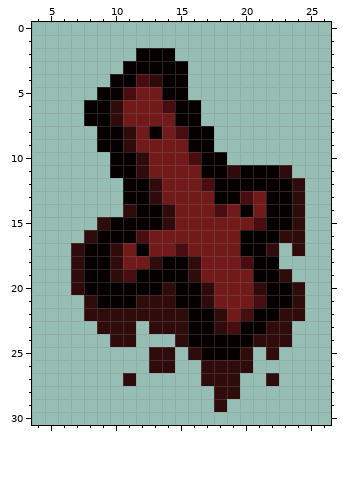
Two versions of one pixel-art sprite, resources/gfx/items/collectibles/muddled_cross.png. The first picture shows the starting point.
The file is 32x32 pixels. Colours within 5 levels of each other are drawn and written as one. Shown: x 4..26, y 0..30.
The result:
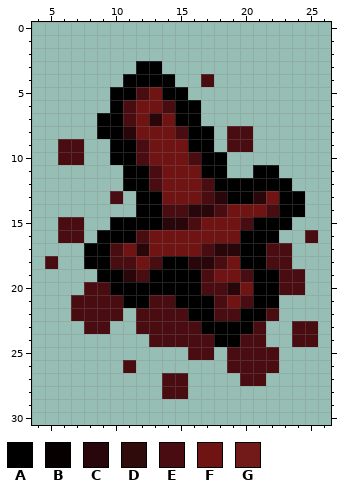
Palette (. is transparent): A #000000  B #060100  C #280609  D #300b0b  E #490c11  F #701313  G #721a1a
Changes in this commit:
@@ x 4..26 @@
  1 .......................
- 2 ........BBB............
- 3 .......BBBBB...........
- 4 ......BBEDBB...........
- 5 .....BBEGGBB...........
- 6 ....BBDGGGEBB..........
- 7 ....BBDGGGGBB..........
- 8 .....BBDGBGEBB.........
- 9 .....BBDGGGGBB.........
-10 ......BBDGGGEBB........
-11 ......BBDGGGGBBDBBBD...
-12 .......BBDGGGEBBBBBBD..
-13 .......BBDGGGGBBEGBBD..
-14 .......DBBDGGGEGBGBBD..
-15 .....DBBBBDGGGGGGEBBD..
-16 ....DBBBEGGGGGGGBBBDD..
-17 ...DBBDGBGGEGGGGBBD.D..
-18 ...DBBDGGDBBDGGGEBB....
-19 ...DBBDEBBBBDGGGGBBD...
-20 ...DBBBBBBDBBDGGGDBBD..
-21 ....DBBBDDDBBDGGGEBBD..
-22 ....DDDDDDDDBBDGEBBDD..
-23 .....DDD.DDDBBDEBBDD...
-24 ......DD...DBBBBBDDD...
-25 .........DD.DBBBD.D....
-26 .........DD..DDDD......
-27 .......D.....DDD..D....
-28 ..............DD.......
-29 ..............D........
+ 2 .......................
+ 3 ........AA.............
+ 4 .......AAAA..E.........
+ 5 ......AAEFAA...........
+ 6 ......AEFFEAA..........
+ 7 .....AAEFCFAA..........
+ 8 .....AACFFFEAA.EE......
+ 9 ..EE..AAEFFFAA.EE......
+10 ..EE..AAEFFFEAA........
+11 .......AAEFFFAA..AA....
+12 .......AAEFFFEAAAAAA...
+13 ......E.AAFFFECAACFAA..
+14 ........AAEECCEFFFEAA..
+15 ..EE..AAAACCEFFFEAAA...
+16 ..EE.AAAEFFFFFFFAAA..E.
+17 ....AAEFCFFFFECCAAEE...
+18 .E..AAEEFEAACCEFAAEE...
+19 .....AACEAAAAEFFEAAEE..
+20 ....EEAAAAAAAEECFAAEE..
+21 ...EEEEAAEEAAAEFEAA....
+22 ...EEEE.EEEEAAEEAAE....
+23 ....EE..EEEEEAAAAE..EE.
+24 .........EEEEEAAEE..EE.
+25 ............EE.EEEE....
+26 .......E.......EEEE....
+27 ..........EE....EE.....
+28 ..........EE...........
+29 .......................
 30 .......................
